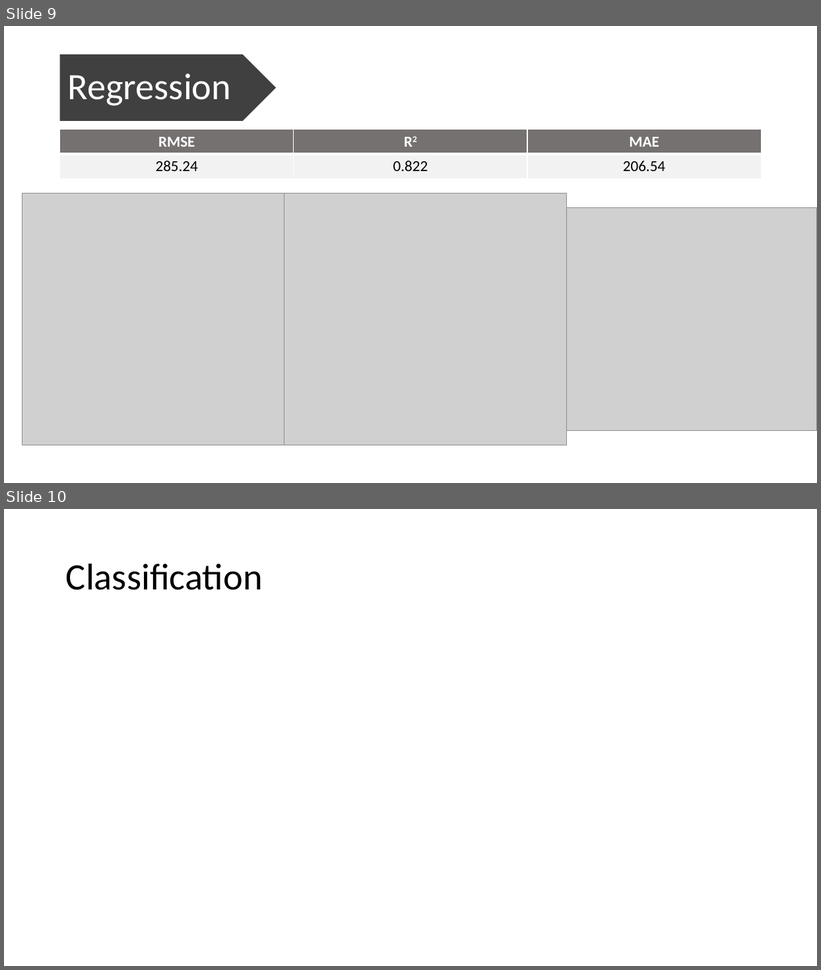
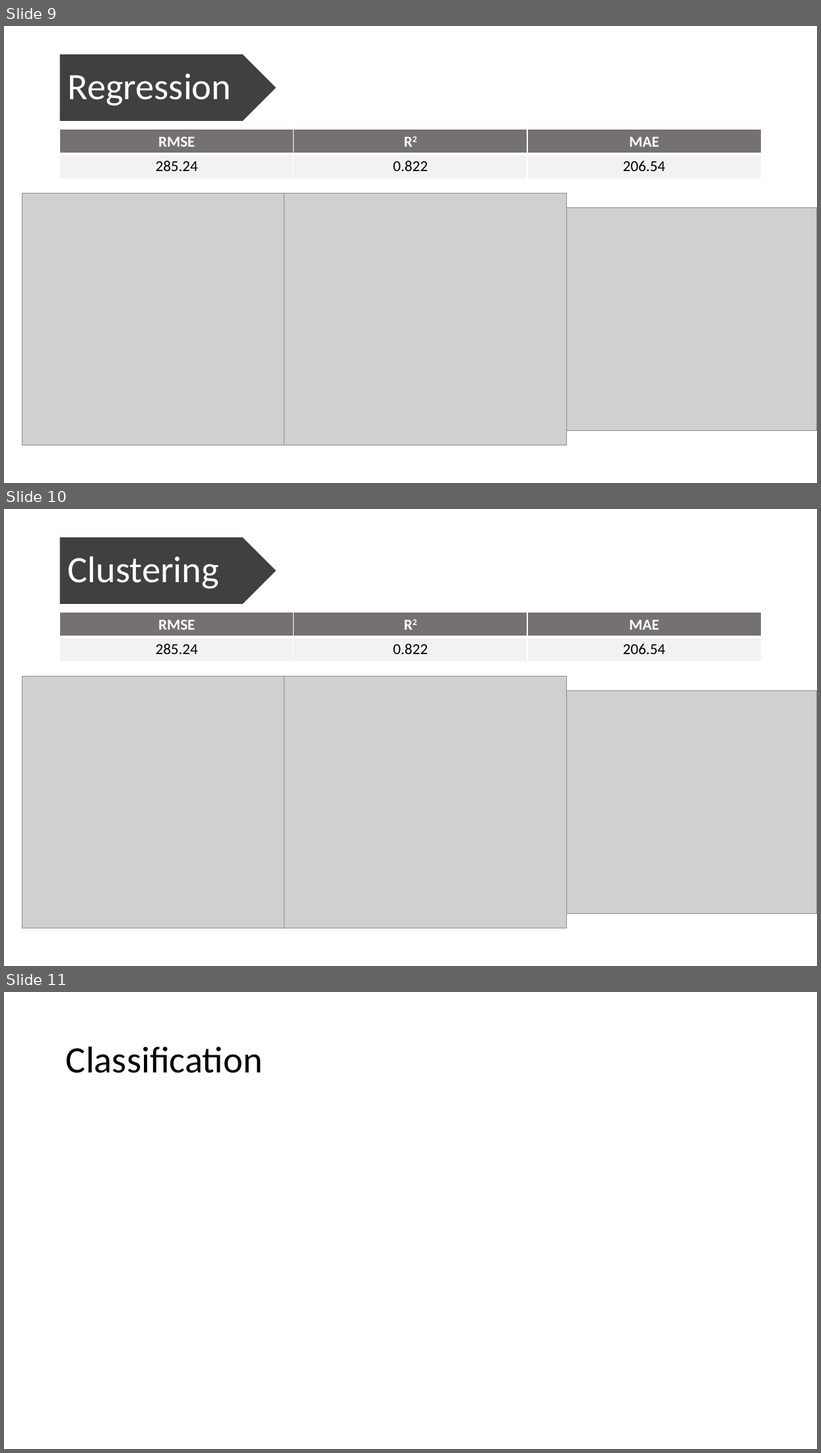
Before and after one commit to cherryyingzizhang/msci446, a slide deck: presentation/oralpresentation.pptx. Shown one above the other, each under a label of ours: slides 9 and 10 before the commit, slides 9, 10 and 11 after it. The pictures are 821x970 and 821x1453 pixels, drawn with LibreOffice and Linux fonts; fonts in the diff are those of the drawing; grey boxes stand for pictures. Boxes give left, top, right and bottom in pixels: in the first picture for what was removed or moved away, otherwise in the second. Text is boxed around its words. In the diff, an @@ line names an element or a change of style, - is before the commit and + after.

```diff
--- a/presentation/oralpresentation.pptx
+++ b/presentation/oralpresentation.pptx
@@ slide 10 added at [4,509,817,966], background #FFFFFF @@
@@ pentagon arrow added at [60,537,276,604], fill #404040 @@
@@ title added at [68,557,219,589], 44 pt, text #FFFFFF @@
+Clustering
@@ table added at [60,612,761,661], 2 rows, 3 columns @@
+RMSE | R2 | MAE
+285.24 | 0.822 | 206.54
@@ picture added at [22,676,298,928] @@
@@ picture added at [284,676,567,928] @@
@@ picture added at [567,691,817,914] @@
@@ what was slide 10 is now slide 11 @@
```
Also in this commit, not shown: 9 other files.
